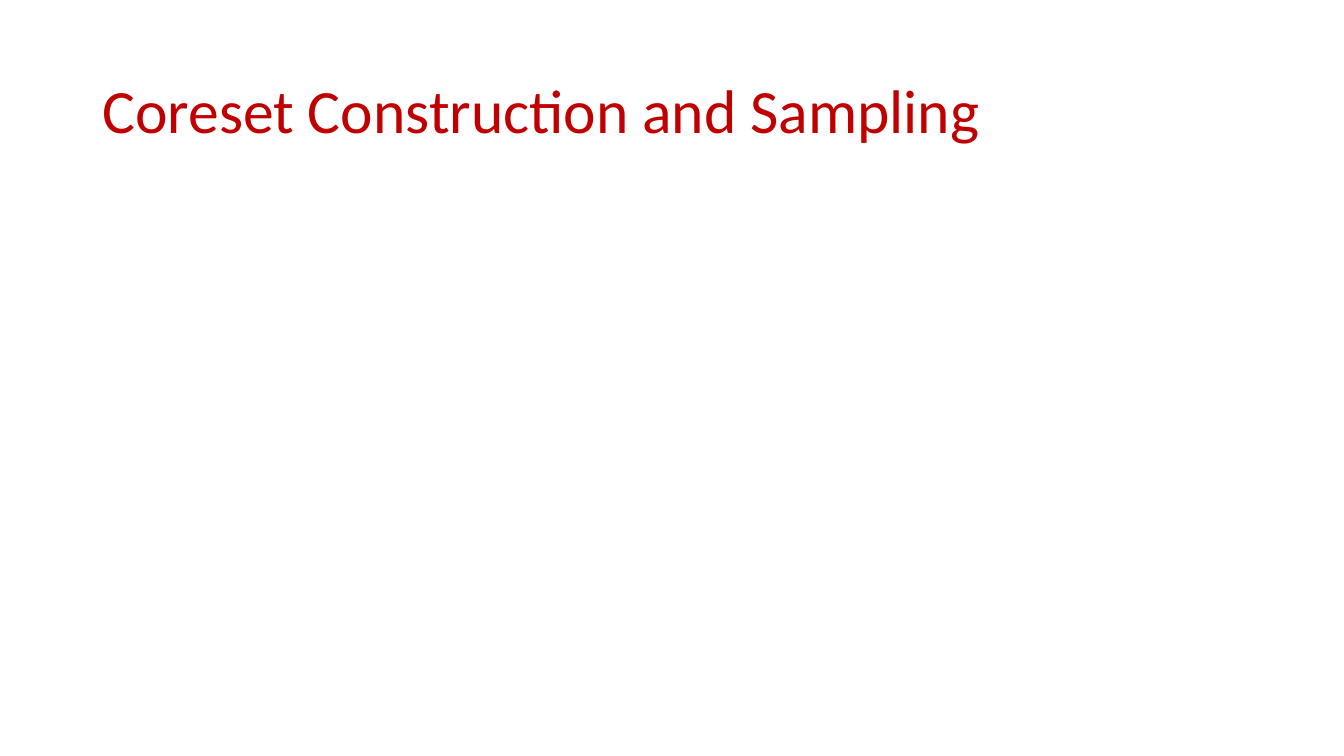
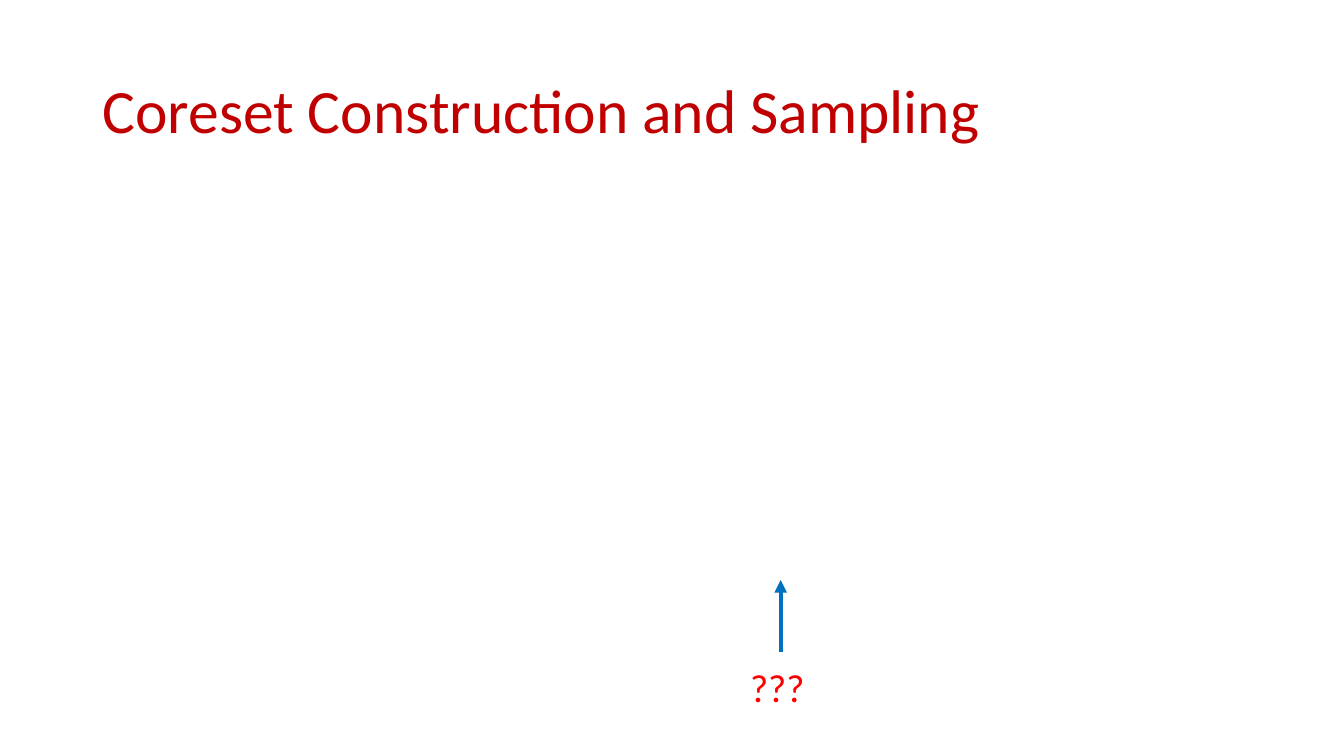
Before and after one commit to samsonzhou/samsonzhou.github.io, a slide deck: slide 70 of other-talks/Near-Optimal k-Clustering in the Sliding Window Model.pptx (slide 48 before the commit). Drawn at 1344x756 pixels with LibreOffice and Linux fonts; fonts in the diff are those of the drawing; grey boxes stand for pictures. Boxes give left, top, right and bottom in pixels: in the first picture for what was removed or moved away, otherwise in the second. Text is boxed around its words. In the diff, an @@ line names an element or a change of style, - is before the commit and + after.

```diff
--- a/other-talks/Near-Optimal k-Clustering in the Sliding Window Model.pptx
+++ b/other-talks/Near-Optimal k-Clustering in the Sliding Window Model.pptx
@@ arrow added from (781, 652) to (781, 580), #0070C0 3 pt @@
@@ text added at (x1=740, y1=658, x2=837, y2=716), 28 pt, text #FF0000 @@
+???
```
Also in this commit, not shown: 1 other slide changed, 33 slides added.
